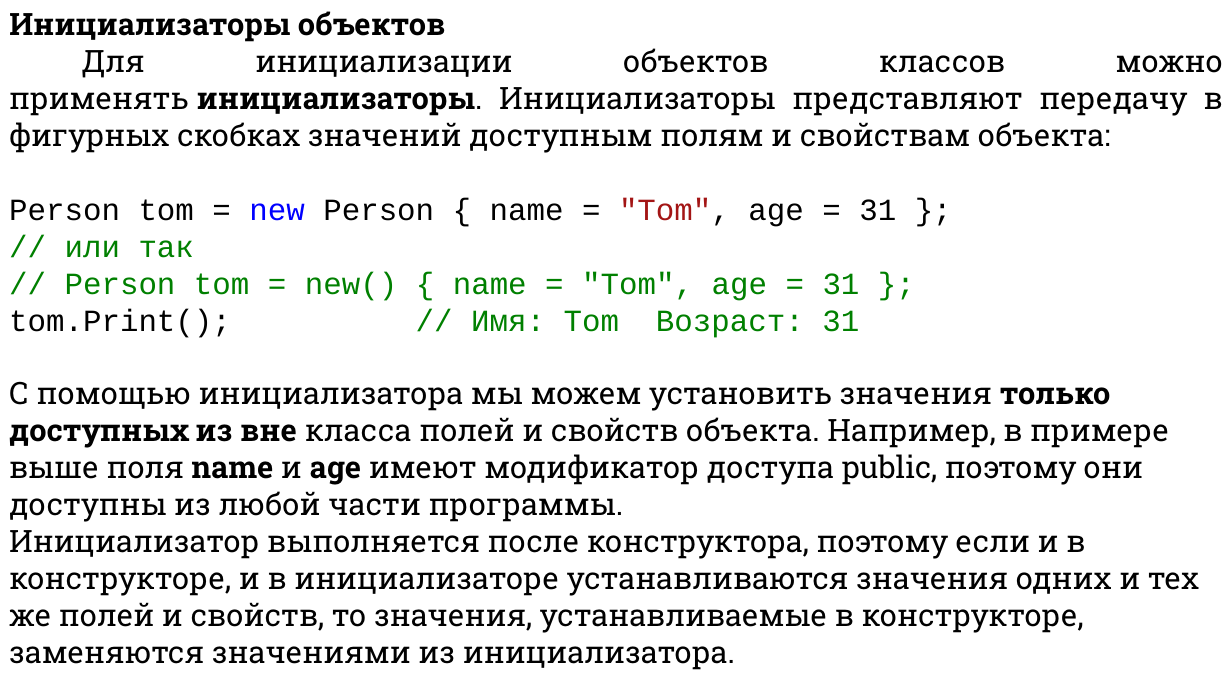
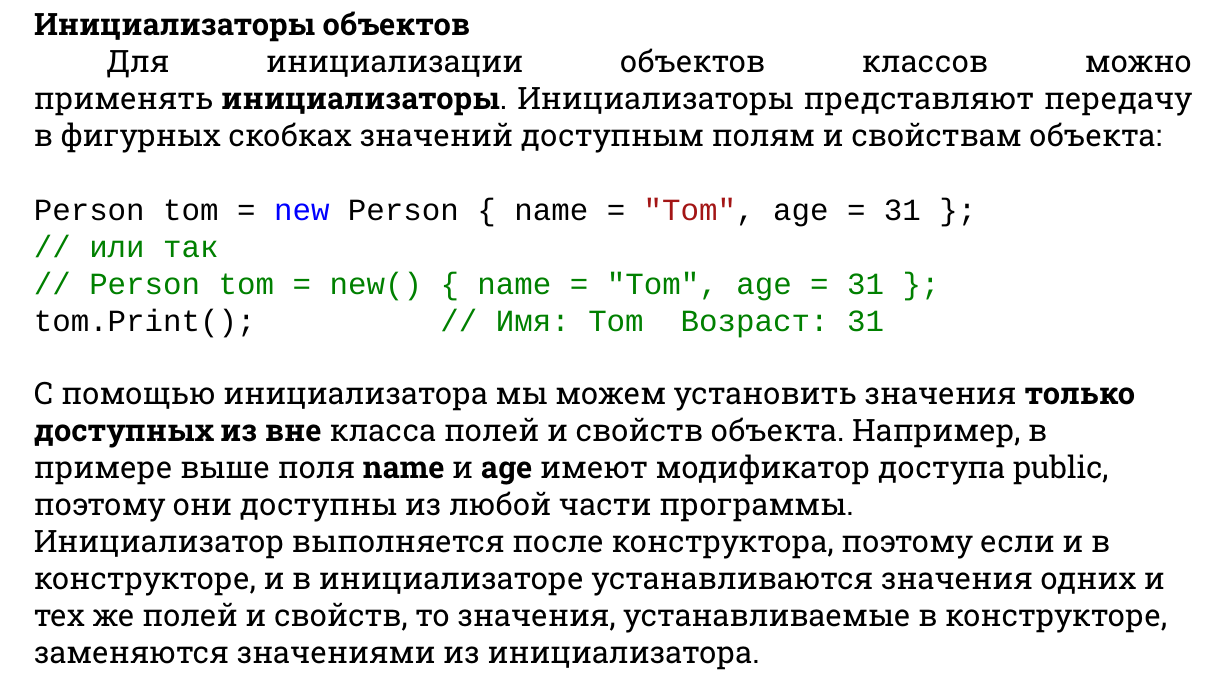
Before and after one commit to DaniilKlyukin/ITiP-1, a slide deck: slide 22 of Лекции/ИТиП лек 6 (практическая 3).pptx (slide 23 before the commit). Drawn at 1232x693 pixels with LibreOffice and Linux fonts; fonts in the diff are those of the drawing. Boxes give left, top, right and bottom in pixels: in the first picture for what was removed or moved away, otherwise in the second. Text is boxed around its words. In the diff, an @@ line names an element or a change of style, - is before the commit and + after.

```diff
--- a/Лекции/ИТиП лек 6 (практическая 3).pptx
+++ b/Лекции/ИТиП лек 6 (практическая 3).pptx
@@ text "Инициализаторы объектов" rewrapped from [9,11,1223,670] to [34,11,1192,670] @@
```
Also in this commit, not shown: 20 other slides changed, 1 slide removed, 1 other file.
